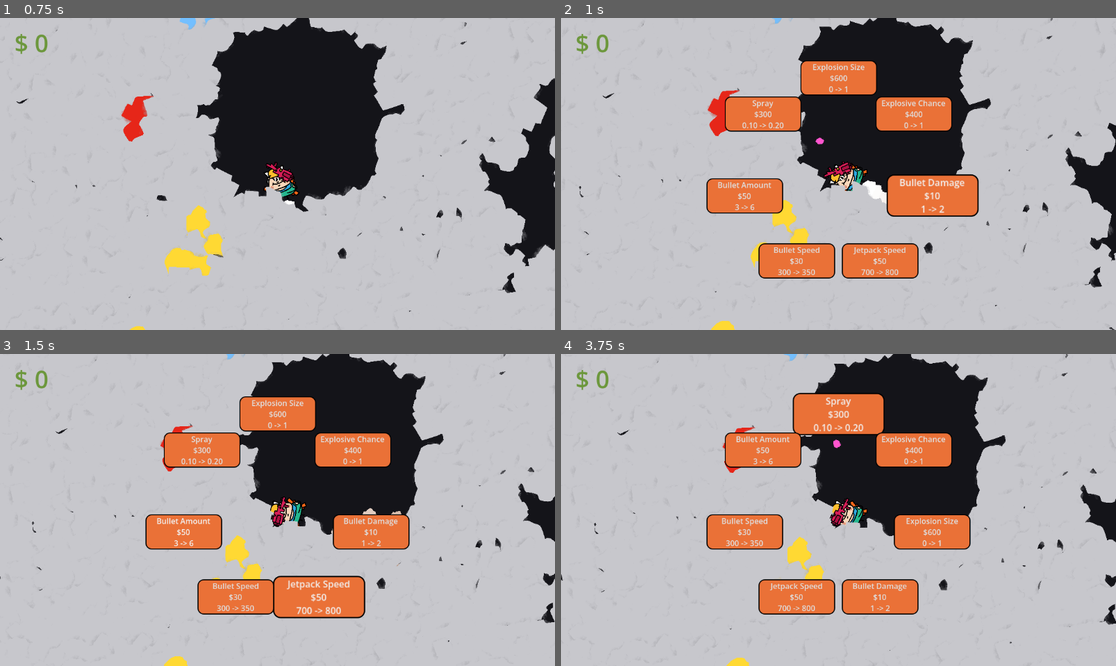
Above: before the commit, frames 1-4 (two rows, left to right).
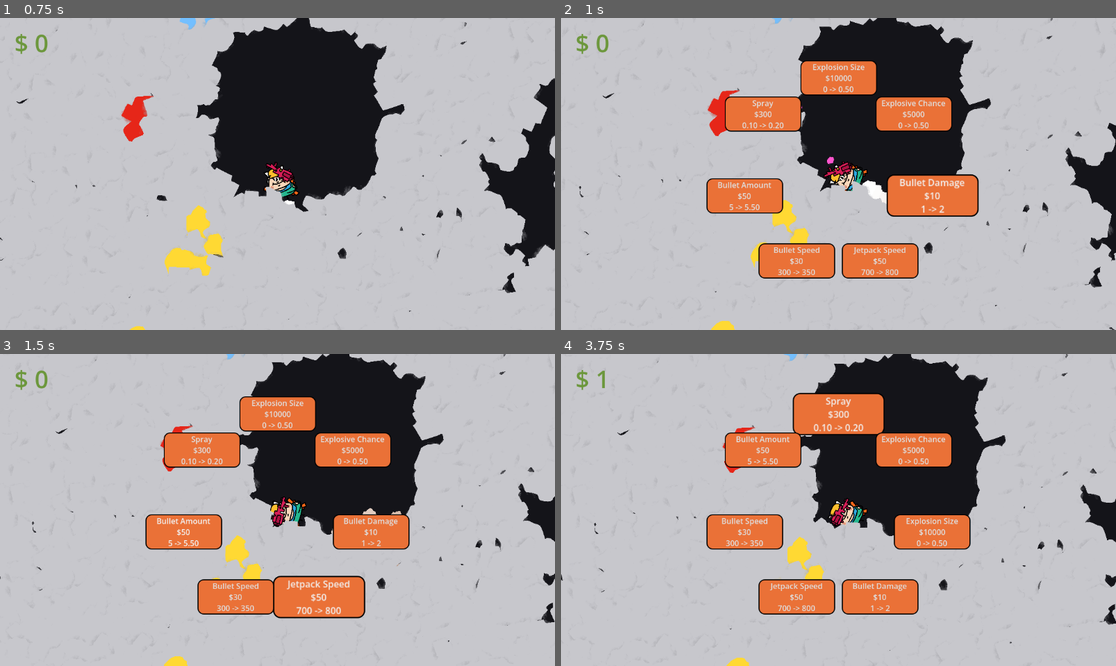
Above: after the commit, the same moments.

Repository: Henk-Studios/1guy1dream-rockhard
Game: Godot game, scene res://scene/main.tscn
The game is run twice, just before and just after one commit, with the same random seed, the same clock (stepped at 60 frames per second) and the same inputs. Sound files missing from this copy of the repository are replaced by a short silence.
Inputs (mouse positions are in pixels of both pictures, inside the frame that each line leads up to):
- Up to frame 1 (0.75 s): tap Enter at 0.5 s; move the mouse to (160, 46) at 0.52 s; press the mouse at (160, 46) at 0.53 s; hold Right (rightjet) from 0.53 s (still down)
- Up to frame 2 (1 s): keep holding Right (rightjet); tap E (shop) at 0.77 s
- Up to frame 3 (1.5 s): move the mouse to (166, 525) at 1.27 s; release Right (rightjet) at 1.28 s; release the mouse at (166, 525) at 1.28 s; hold Down (ui_down) from 1.28 s (still down); click (166, 525) at 1.35 s
- Up to frame 4 (3.75 s): tap E (shop) at 1.52, 3.02 s; move the mouse to (894, 441) at 2.02 s; release Down (ui_down) at 2.03 s; press the mouse at (894, 441) at 2.03 s; hold Right (rightjet) 2.03-2.78 s; move the mouse to (810, 572) at 2.77 s; release the mouse at (810, 572) at 2.78 s; hold Up (ui_up) 2.78-3.5 s; click (810, 572) at 2.85 s; click "Spray $300 0.10 -> 0.20" at 3.5 s

Frame 1 is identical in both runs. In frame 2, 0.3% of the frame differs, in the area x 30-67%, y 18-62%; in frame 3, 0.3%; in frame 4, 0.6%, in the area x 6-70%, y 5-62%.

Commit message:
rebalance

Diff:
--- a/1-guy-1-dream-rockhard/scene/main.tscn
+++ b/1-guy-1-dream-rockhard/scene/main.tscn
@@ -35,14 +35,14 @@
 [node name="Sprite2D" parent="TheGuy/the_gun" parent_id_path=PackedInt32Array(1049185052, 247112652) index="0" unique_id=1547750680]
 scale = Vector2(0.02, 0.02)
 
+[node name="jetpart" parent="TheGuy" index="5" unique_id=1323313036]
+position = Vector2(-3, 25)
+
 [node name="FreeCam" type="Camera2D" parent="." unique_id=709071274]
 enabled = false
 zoom = Vector2(2.5, 2.5)
 script = ExtResource("5_freecam")
 
-[node name="CPUParticles2D" parent="TheGuy" index="5" unique_id=1323313036]
-position = Vector2(-3, 25)
-
 [node name="shopcanvas" parent="." unique_id=2031217533 instance=ExtResource("3_wp4xf")]
 
 [editable path="TheGuy"]
--- a/1-guy-1-dream-rockhard/script/shop.gd
+++ b/1-guy-1-dream-rockhard/script/shop.gd
@@ -41,28 +41,28 @@
 	"particles_per_second": {
 		"name": "Bullet Amount",
 		"target": "particles_per_second",
-		"value": 3,
-		"increase": 3,
+		"value": 5,
+		"increase": .5,
 		"price": 50,
-		"price_add": 10,
-		"price_mult": 1.05
+		"price_add": 50,
+		"price_mult": 2
 	},
 	"explosive_chance": {
 		"name": "Explosive Chance",
 		"target": "bullet_explosive_chance_level",
 		"value": 0,
-		"increase": 1,
-		"price": 400,
-		"price_add": 100,
-		"price_mult": 1.3
+		"increase": .5,
+		"price": 5000,
+		"price_add": 1000,
+		"price_mult": 1.5
 	},
 	"explosive_size": {
 		"name": "Explosion Size",
 		"target": "bullet_explosive_size_level",
 		"value": 0,
-		"increase": 1,
-		"price": 600,
-		"price_add": 200,
+		"increase": .5,
+		"price": 10000,
+		"price_add": 750,
 		"price_mult": 1.5
 	},
 	"damage": {
@@ -72,7 +72,7 @@
 		"increase": 1,
 		"price": 10,
 		"price_add": 50,
-		"price_mult": 1.25
+		"price_mult": 1.5
 	}
 }
 
--- a/1-guy-1-dream-rockhard/scripts/global.gd
+++ b/1-guy-1-dream-rockhard/scripts/global.gd
@@ -9,7 +9,7 @@
 var money = 0
 var damage = 1
 var width := 0.1 # cone half-angle (radians)
-var particles_per_second := 3
+var particles_per_second := 5
 var particle_speed := 300.0
 
 # Explosive-bullet upgrades. 0 = no explosions.
--- a/1-guy-1-dream-rockhard/scripts/tile.gd
+++ b/1-guy-1-dream-rockhard/scripts/tile.gd
@@ -34,14 +34,14 @@
 const HP := {
 	Type.GRASS: 1,
 	Type.DIRT: 1,
-	Type.STONE_1: 50,
-	Type.STONE_2: 25,
-	Type.STONE_3: 10,
+	Type.STONE_1: 500,
+	Type.STONE_2: 100,
+	Type.STONE_3: 40,
 	Type.STONE_4: 5,
 	Type.STONE_5: 2,
 	Type.GOLD: 5,
 	Type.DIAMOND: 10,
-	Type.EMERALD: 40,
+	Type.EMERALD: 400,
 	Type.EXPLOSIVE: 1,
 }
 
@@ -49,14 +49,14 @@
 const COIN_VALUES := {
 	Type.GRASS: 0,
 	Type.DIRT: 0,
-	Type.STONE_1: 1,
-	Type.STONE_2: 1,
-	Type.STONE_3: 1,
-	Type.STONE_4: 1,
+	Type.STONE_1: 5,
+	Type.STONE_2: 4,
+	Type.STONE_3: 3,
+	Type.STONE_4: 2,
 	Type.STONE_5: 1,
 	Type.GOLD: 10,
-	Type.DIAMOND: 50,
-	Type.EMERALD: 500,
+	Type.DIAMOND: 25,
+	Type.EMERALD: 100,
 	Type.EXPLOSIVE: 0,
 }
 
